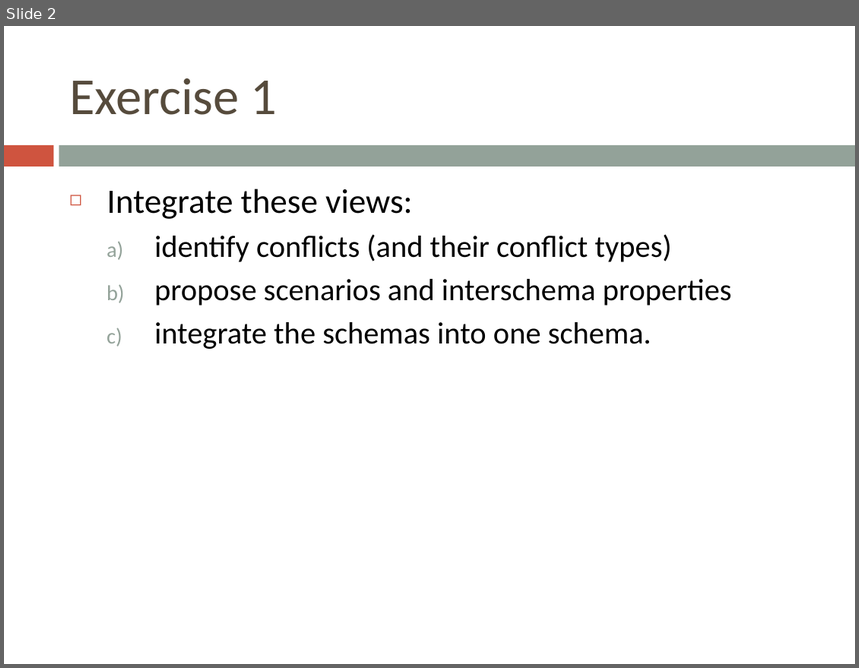
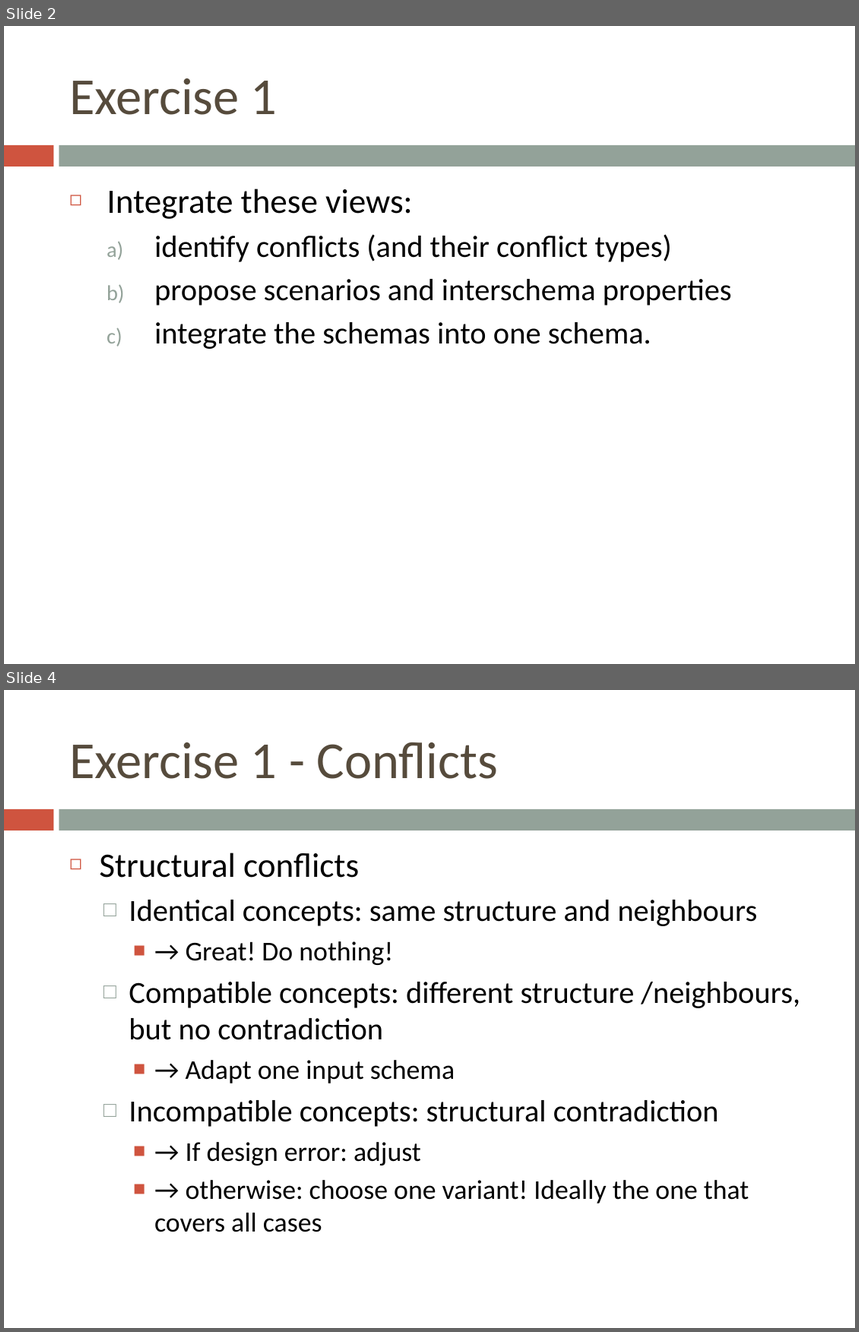
Before and after one commit to bugxd/DBTech, a slide deck: Assignment_4.pptx. Shown one above the other, each under a label of ours: slide 2 before the commit, slides 2 and 4 after it; the slides between them are not shown. The pictures are 859x668 and 859x1332 pixels, drawn with LibreOffice and Linux fonts; fonts in the diff are those of the drawing. Boxes give left, top, right and bottom in pixels: in the first picture for what was removed or moved away, otherwise in the second. Text is boxed around its words. In the diff, an @@ line names an element or a change of style, - is before the commit and + after.

```diff
--- a/Assignment_4.pptx
+++ b/Assignment_4.pptx
@@ slide 4 added at box(4, 690, 855, 1328), background #FFFFFF; not listed: 2 template elements that a slide beside it also shows @@
@@ title added at box(69, 742, 498, 779), 44 pt, text #564B3C @@
+Exercise 1 - Conflicts
@@ text added at box(99, 853, 800, 1233), 26 pt, text #000000 @@
+◻ Structural conflicts
+  □ Identical concepts: same structure and neighbours
+    ■ → Great! Do nothing!
+  □ Compatible concepts: different structure /neighbours, but no contradiction
+    ■ → Adapt one input schema
+  □ Incompatible concepts: structural contradiction
+    ■ → If design error: adjust
+    ■ → otherwise: choose one variant! Ideally the one that covers all cases
```
Also in this commit, not shown: 8 slides changed, 16 other slides added, 2 slides removed, 21 other files.
